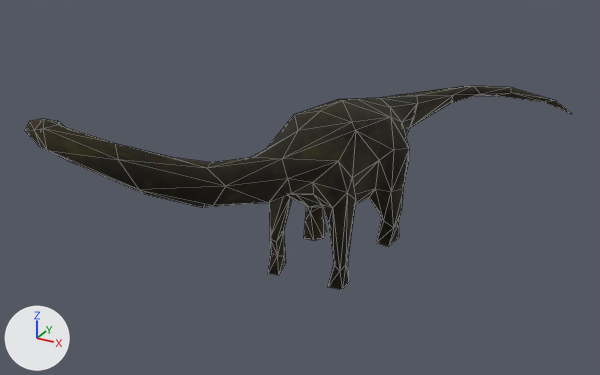
The glTF model assets/models/dino1.glb, before and after one commit.
Before and after are seen from a 50 mm lens placed at (4.46, -9.28, 5.42), pointed at (-0.65, 0.01, 0.78). Arrows for +X, +Y and +Z are at lower left; the lights stay in place. The older version comes first. Mesh edges are drawn as thin lines.

Names of what the first picture shows: 'bodyAR_002'.
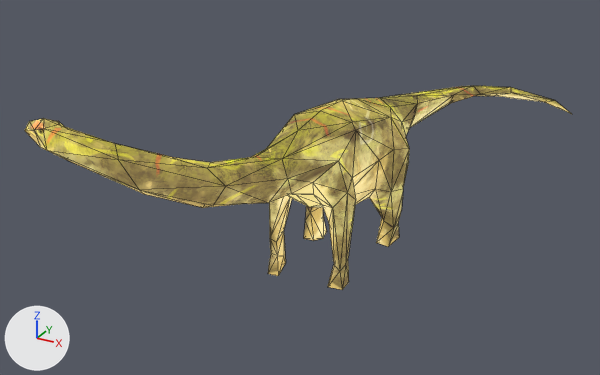
Boxes [x1, y1, x2, y2] around the edits, measured in the pictures (600 x 375 px):
'bodyAR_002', surface changed (black to yellow): [25, 86, 570, 290] in both

Patch to the scene script:
```diff
--- a/assets/models/dino1.glb.py
+++ b/assets/models/dino1.glb.py
@@ mat_piel @@
 n0 = _N.new('ShaderNodeBsdfPrincipled'); n0.name = 'Principled BSDF'
 n0.inputs[2].default_value = 1.0  # 'Roughness'
+n0.inputs[28].default_value = 1.5  # 'Emission Strength'
 n1 = _N.new('ShaderNodeOutputMaterial'); n1.name = 'Material Output'
-n2 = _N.new('ShaderNodeMix'); n2.name = 'Mix'
-n2.data_type = 'RGBA'
-n2.blend_type = 'MULTIPLY'
-n2.inputs[0].default_value = 1.0  # 'Factor'
-n2.inputs[7].default_value = (0.0835, 0.0835, 0.0835, 1.0)  # 'B', dark grey #525252
 n3 = _N.new('ShaderNodeTexImage'); n3.name = 'Image Texture'
 n3.image = img_argentomap
+n4 = _N.new('ShaderNodeTexImage'); n4.name = 'Image Texture.001'
+n4.image = img_argentomap
 _L.new(n0.outputs[0], n1.inputs[0])  # 'BSDF' to 'Surface'
-_L.new(n2.outputs[2], n0.inputs[0])  # 'Result' to 'Base Color'
-_L.new(n3.outputs[0], n2.inputs[6])  # 'Color' to 'A'
+_L.new(n3.outputs[0], n0.inputs[27])  # 'Color' to 'Emission Color'
+_L.new(n4.outputs[0], n0.inputs[0])  # 'Color' to 'Base Color'
```
